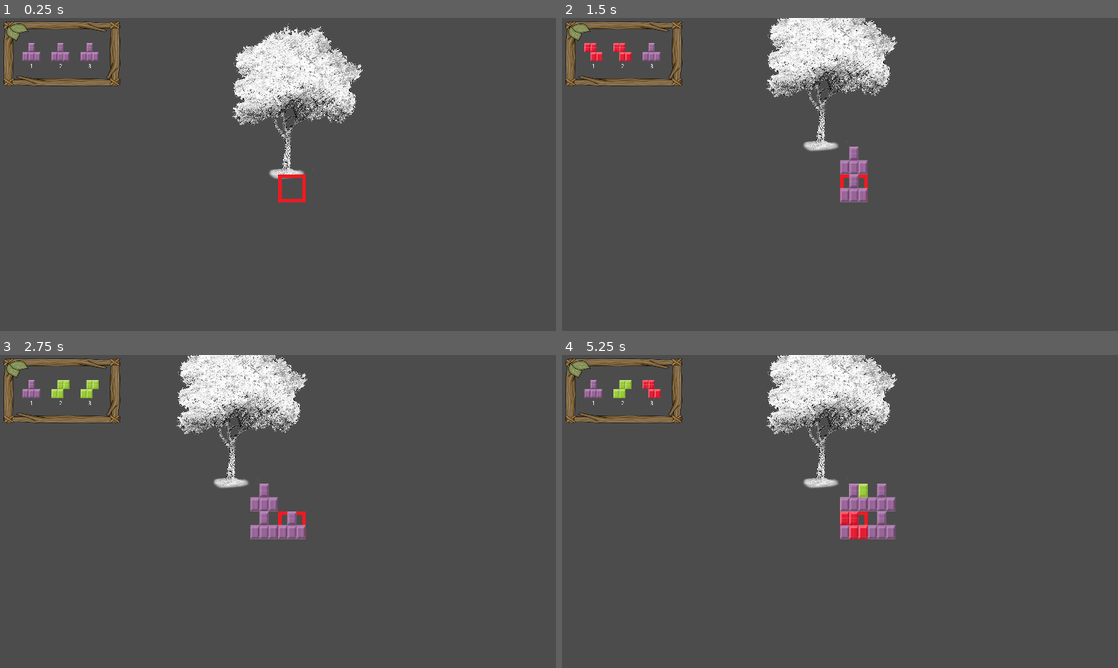
Above: before the commit, frames 1-4 (two rows, left to right).
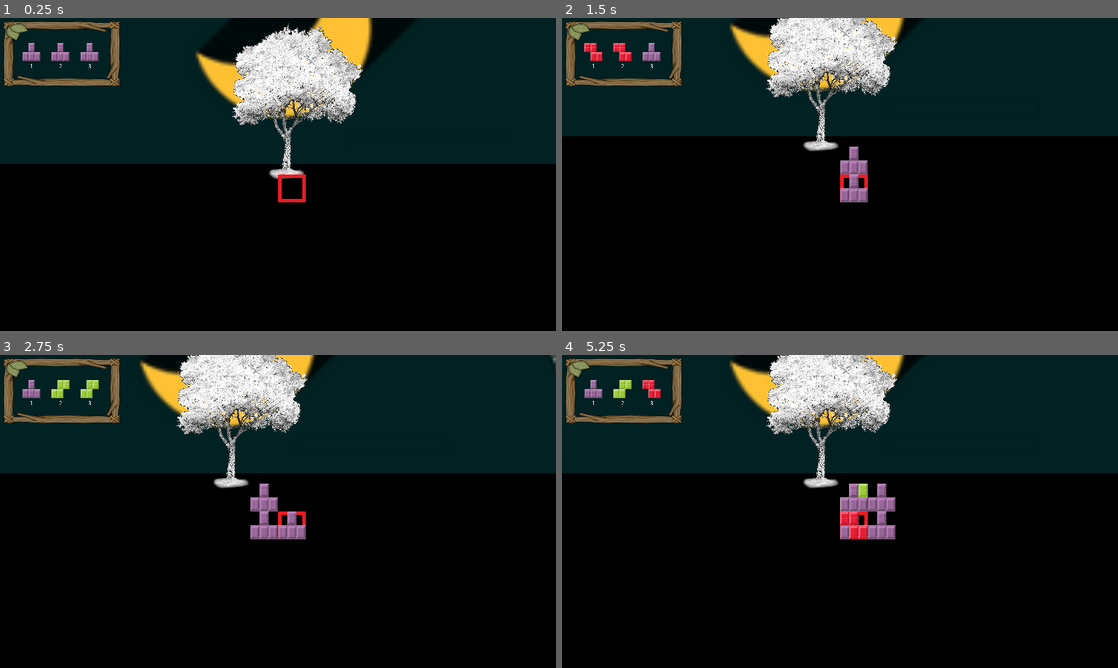
Above: after the commit, the same moments.

Repository: DEF-42/treeOfLife
Game: Godot game, scene res://Scenes/World.tscn
Two runs of this game, one before a commit and one after it. Both use one fixed random seed, a clock stepped at 60 frames per second and the inputs below.
Inputs:
- Up to frame 1 (0.25 s): no input
- Up to frame 2 (1.5 s): tap Enter at 0.5 s; hold Right (ui_right) 0.53-1.28 s; tap Keypad 1 (numpad_1) at 0.6 s; tap Space at 1.25 s; hold Down (ui_down) from 1.28 s (still down); tap Keypad 2 (numpad_2) at 1.35 s
- Up to frame 3 (2.75 s): tap Enter at 2 s; release Down (ui_down) at 2.03 s; hold Right (ui_right) from 2.03 s (still down); tap Keypad 3 (numpad_3) at 2.1 s
- Up to frame 4 (5.25 s): tap Space at 2.75, 4.25 s; release Right (ui_right) at 2.78 s; hold Up (ui_up) 2.78-3.53 s; tap Keypad 1 (numpad_1) at 2.85, 5.1 s; tap Enter at 3.5 s; hold Left (ui_left) 3.53-5.03 s; tap Keypad 2 (numpad_2) at 3.6 s; tap Keypad 3 (numpad_3) at 4.35 s; hold Down (ui_down) from 5.03 s (still down)

The runs differ from the first frame. In frame 1, 92% of the frame differs, in the area x 0-100%, y 0-100%; in frame 2, 92%; in frame 3, 92%; in frame 4, 92%.

Commit message:
day cycle animation

Diff:
--- a/Scenes/World.tscn
+++ b/Scenes/World.tscn
@@ -1,10 +1,60 @@
-[gd_scene load_steps=4 format=2]
+[gd_scene load_steps=7 format=2]
 
 [ext_resource path="res://Scenes/Underground/Grid.tscn" type="PackedScene" id=1]
 [ext_resource path="res://Scenes/UI/RootSelector.tscn" type="PackedScene" id=2]
 [ext_resource path="res://Scenes/Outside/Tree.tscn" type="PackedScene" id=3]
+[ext_resource path="res://Assets/placeholder_day_cycle.png" type="Texture" id=4]
+
+[sub_resource type="Animation" id=1]
+resource_name = "DayCycleRotation"
+length = 90.0
+loop = true
+tracks/0/type = "value"
+tracks/0/path = NodePath(".:rotation_degrees")
+tracks/0/interp = 1
+tracks/0/loop_wrap = true
+tracks/0/imported = false
+tracks/0/enabled = true
+tracks/0/keys = {
+"times": PoolRealArray( 0, 60, 90 ),
+"transitions": PoolRealArray( 1, 1, 1 ),
+"update": 0,
+"values": [ -310.0, -130.0, 50.0 ]
+}
+
+[sub_resource type="Animation" id=2]
+length = 0.001
+tracks/0/type = "value"
+tracks/0/path = NodePath(".:rotation_degrees")
+tracks/0/interp = 1
+tracks/0/loop_wrap = true
+tracks/0/imported = false
+tracks/0/enabled = true
+tracks/0/keys = {
+"times": PoolRealArray( 0 ),
+"transitions": PoolRealArray( 1 ),
+"update": 0,
+"values": [ 270.0 ]
+}
 
 [node name="World" type="Node2D"]
+
+[node name="DayCycle" type="Sprite" parent="."]
+position = Vector2( 825, 495 )
+rotation = 4.71239
+scale = Vector2( 8.02262, 8.02262 )
+texture = ExtResource( 4 )
+
+[node name="AnimationPlayer" type="AnimationPlayer" parent="DayCycle"]
+anims/DayCycleRotation = SubResource( 1 )
+anims/RESET = SubResource( 2 )
+
+[node name="ColorRect" type="ColorRect" parent="."]
+margin_left = -1751.0
+margin_top = 470.0
+margin_right = 4016.0
+margin_bottom = 1790.0
+color = Color( 0, 0, 0, 1 )
 
 [node name="Tree" parent="." instance=ExtResource( 3 )]
 position = Vector2( 850, 292 )
Not shown, added: Assets/UI/placeholder_day_cycle.png.import
Binary file added: Assets/placeholder_day_cycle.png
Not shown, added: Assets/placeholder_day_cycle.png.import
